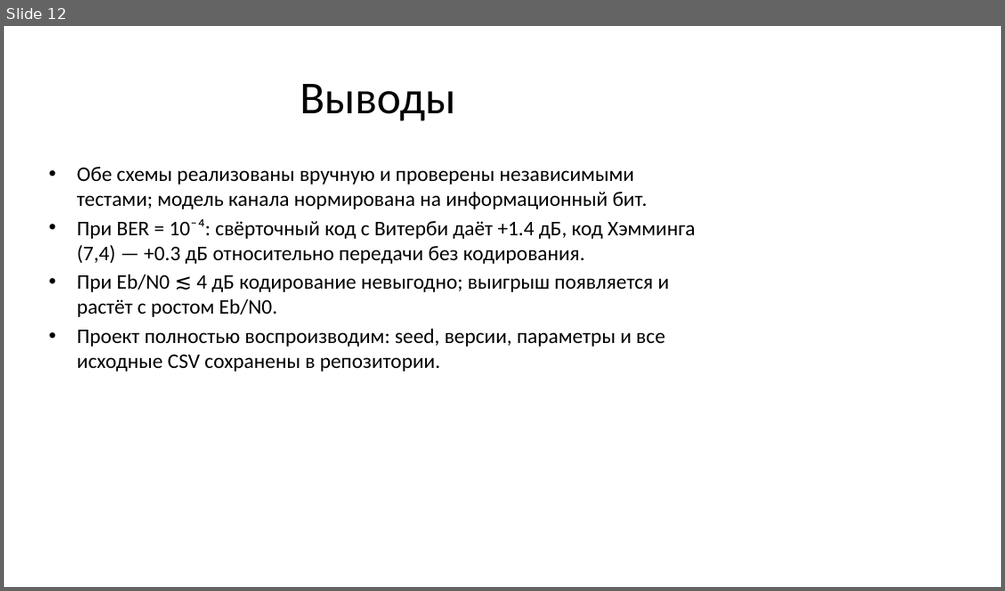
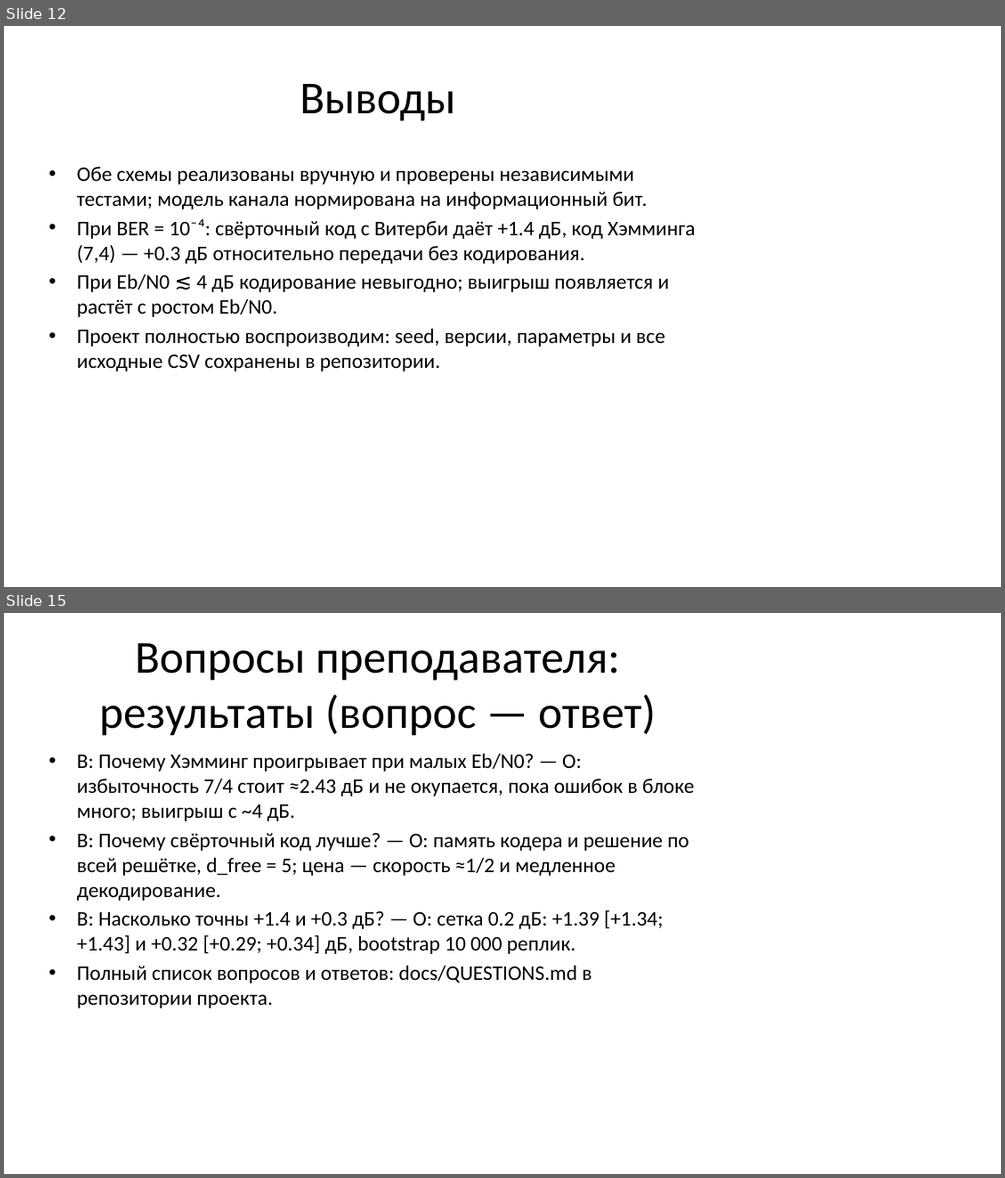
Before and after one commit to FaHaT-TM/Hamming-code, a slide deck: docs/presentation/defense_presentation.pptx. Shown one above the other, each under a label of ours: slide 12 before the commit, slides 12 and 15 after it; the slides between them are not shown. The pictures are 1005x591 and 1005x1178 pixels, drawn with LibreOffice and Linux fonts; fonts in the diff are those of the drawing. Boxes give left, top, right and bottom in pixels: in the first picture for what was removed or moved away, otherwise in the second. Text is boxed around its words. In the diff, an @@ line names an element or a change of style, - is before the commit and + after.

Commit message:
docs: вопросы преподавателя к защите (файл и финальные слайды)
- docs/QUESTIONS.md: 20 вопросов с ответами по реализации, каналу, эксперименту, статистике, результатам и организации
- презентация: добавлены 3 финальных слайда «вопрос — ответ», перегенерированы PPTX и PDF, превью слайда с вопросами
- README: ссылка на docs/QUESTIONS.md

```diff
--- a/docs/presentation/defense_presentation.pptx
+++ b/docs/presentation/defense_presentation.pptx
@@ slide 15 added at (4,613,1001,1174), background #FFFFFF @@
@@ title added at (99,643,655,736), 44 pt, text #000000 @@
+Вопросы преподавателя: результаты (вопрос — ответ)
@@ text added at (77,753,694,1008), 20 pt, text #000000 @@
+• В: Почему Хэмминг проигрывает при малых Eb/N0? — О: избыточность 7/4 стоит ≈2.43 дБ и не окупается, пока ошибок в блоке много; выигрыш с ~4 дБ.
+• В: Почему свёрточный код лучше? — О: память кодера и решение по всей решётке, d_free = 5; цена — скорость ≈1/2 и медленное декодирование.
+• В: Насколько точны +1.4 и +0.3 дБ? — О: сетка 0.2 дБ: +1.39 [+1.34; +1.43] и +0.32 [+0.29; +0.34] дБ, bootstrap 10 000 реплик.
+• Полный список вопросов и ответов: docs/QUESTIONS.md в репозитории проекта.
```
Also in this commit, not shown: 1 slide changed, 2 other slides added, 6 other files.
